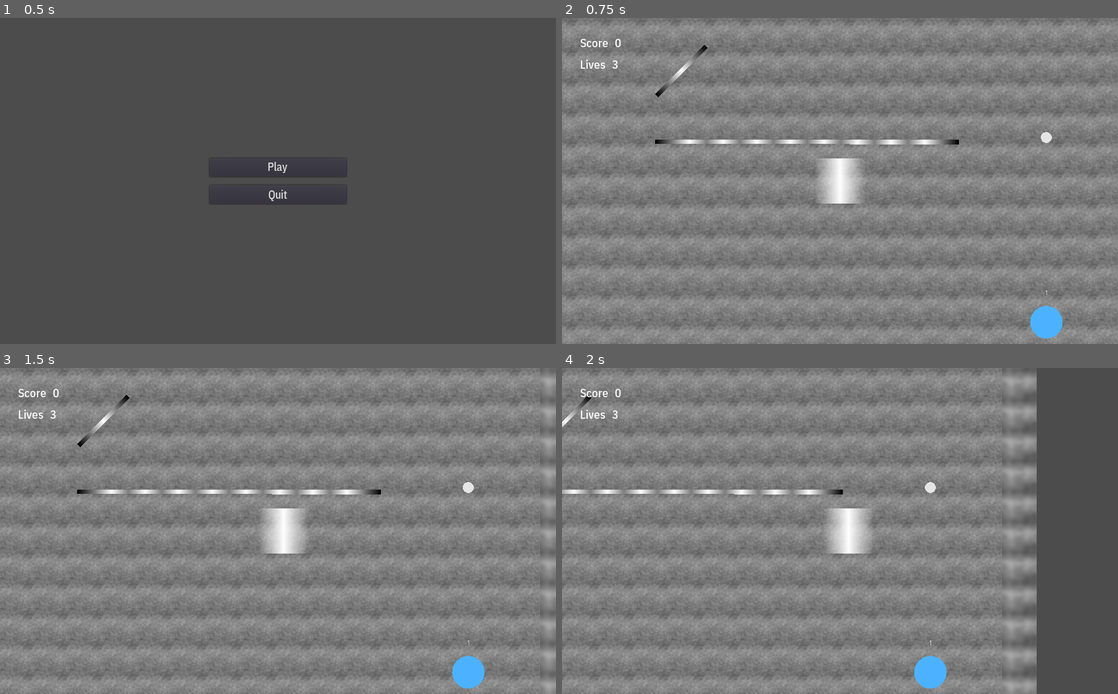
Above: before the commit, frames 1-4 (two rows, left to right).
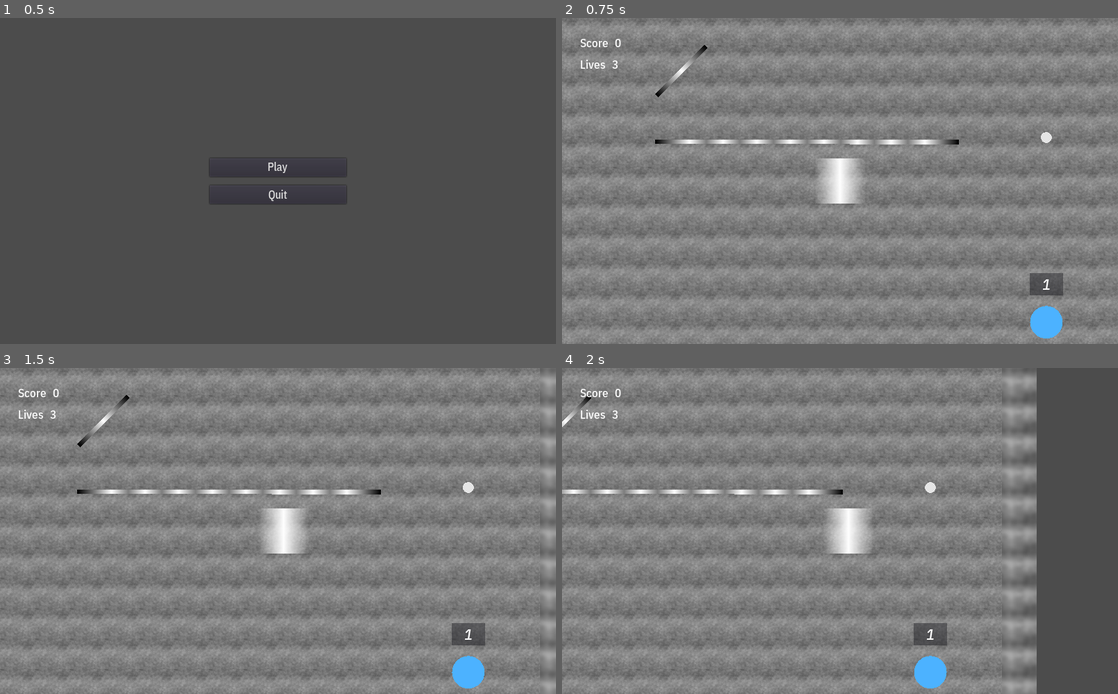
Above: after the commit, the same moments.

Repository: Calinou/escape-space
Game: Godot game, scene res://menu/main.tscn
Two runs of this game, one before a commit and one after it. Both use one fixed random seed, a clock stepped at 60 frames per second and the inputs below.
Inputs:
- Up to frame 1 (0.5 s): no input
- Up to frame 2 (0.75 s): click "Play" at 0.5 s
- Up to frame 3 (1.5 s): tap Enter at 1.25 s; hold Right (move_right) from 1.28 s (still down)
- Up to frame 4 (2 s): keep holding Right (move_right)

Frame 1 is identical in both runs. In frame 2, 0.4% of the frame differs, in the area x 84-91%, y 78-86%; in frame 3, 0.4%; in frame 4, 0.4%.

Commit message:
Improve the appearance of goals' ball counter

Diff:
--- /dev/null
+++ b/fonts/ibm_plex_mono_medium_italic.tres
@@ -0,0 +1,6 @@
+[gd_resource type="DynamicFontData" format=2]
+
+[resource]
+
+hinting = 1
+font_path = "res://fonts/ibm_plex_mono_medium_italic.ttf"
--- a/game/goal/goal.gd
+++ b/game/goal/goal.gd
@@ -6,12 +6,12 @@
 
 export(int, 1, 100) var balls_required = 10
 
-onready var BallCounter = $BallCounter
+onready var BallCounter = $Panel/BallCounter as Label
 
 func _ready() -> void:
 	update_ball_counter(balls_required)
 
-func update_ball_counter(balls) -> void:
+func update_ball_counter(balls: int) -> void:
 	BallCounter.text = str(balls)
 
 func _draw() -> void:
--- a/game/goal/goal.tscn
+++ b/game/goal/goal.tscn
@@ -1,13 +1,23 @@
-[gd_scene load_steps=4 format=2]
+[gd_scene load_steps=6 format=2]
 
 [ext_resource path="res://game/goal/goal.gd" type="Script" id=1]
+[ext_resource path="res://fonts/ibm_plex_mono_medium_italic.tres" type="DynamicFontData" id=2]
 
-[sub_resource type="CircleShape2D" id=1]
+[sub_resource type="DynamicFont" id=4]
+
+size = 26
+outline_size = 0
+outline_color = Color( 1, 1, 1, 1 )
+use_mipmaps = false
+use_filter = false
+font_data = ExtResource( 2 )
+
+[sub_resource type="CircleShape2D" id=5]
 
 custom_solver_bias = 0.0
 radius = 30.0
 
-[sub_resource type="CircleShape2D" id=2]
+[sub_resource type="CircleShape2D" id=3]
 
 custom_solver_bias = 0.0
 radius = 36.0
@@ -21,29 +31,46 @@
 script = ExtResource( 1 )
 balls_required = 10
 
-[node name="BallCounter" type="Label" parent="."]
+[node name="Panel" type="Panel" parent="."]
+self_modulate = Color( 1, 1, 1, 0.501961 )
 anchor_left = 0.0
 anchor_top = 0.0
 anchor_right = 0.0
 anchor_bottom = 0.0
-margin_left = -20.0
-margin_top = -60.0
-margin_right = 20.0
-margin_bottom = -46.0
+margin_left = -31.0
+margin_top = -90.0
+margin_right = 31.0
+margin_bottom = -50.0
+rect_pivot_offset = Vector2( 0, 0 )
+rect_clip_content = false
+mouse_filter = 0
+mouse_default_cursor_shape = 0
+size_flags_horizontal = 1
+size_flags_vertical = 1
+
+[node name="BallCounter" type="Label" parent="Panel"]
+anchor_left = 0.0
+anchor_top = 0.0
+anchor_right = 0.0
+anchor_bottom = 0.0
+margin_right = 62.0
+margin_bottom = 40.0
 rect_pivot_offset = Vector2( 0, 0 )
 rect_clip_content = false
 mouse_filter = 2
 mouse_default_cursor_shape = 0
 size_flags_horizontal = 1
 size_flags_vertical = 4
-text = "0"
+custom_fonts/font = SubResource( 4 )
+text = "1"
 align = 1
+valign = 1
 percent_visible = 1.0
 lines_skipped = 0
 max_lines_visible = -1
 
 [node name="CollisionShape2D" type="CollisionShape2D" parent="."]
-shape = SubResource( 1 )
+shape = SubResource( 5 )
 
 [node name="AudioStreamPlayer2D" type="AudioStreamPlayer2D" parent="."]
 stream = null
Binary file added: fonts/ibm_plex_mono_medium_italic.ttf
Not shown: 1 places in game/goal/goal.tscn that only renumber resources
